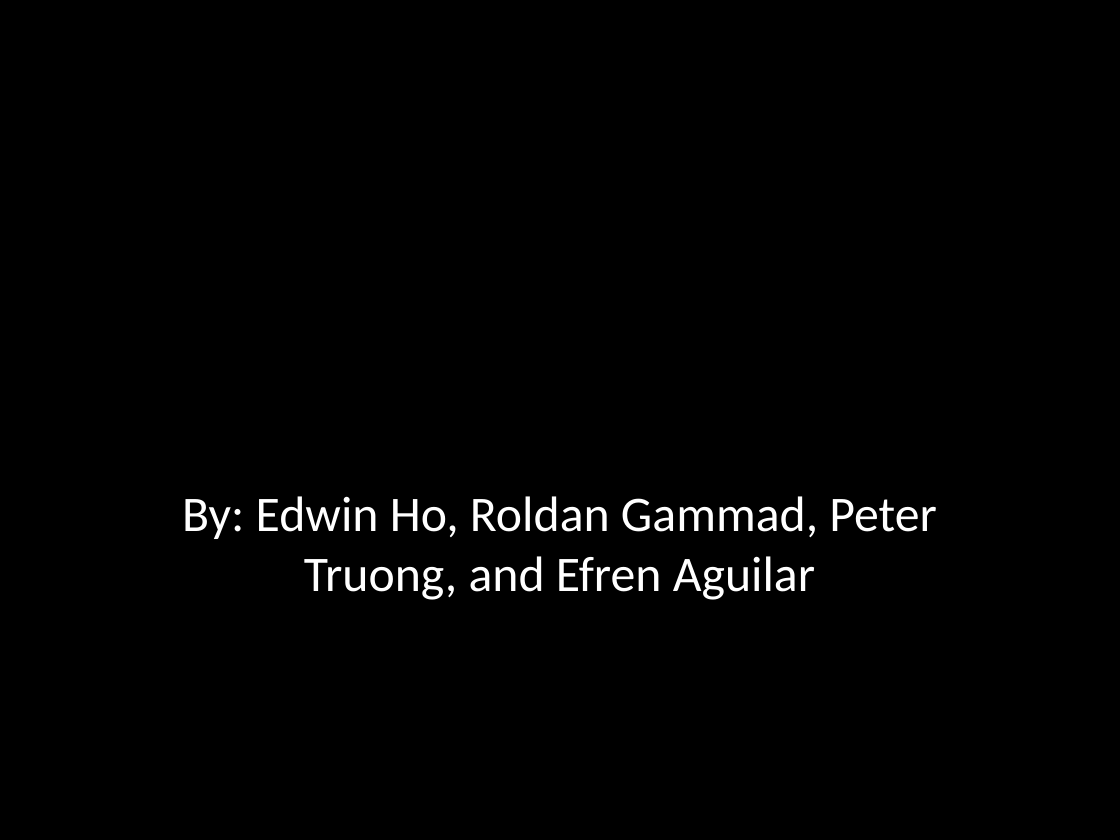
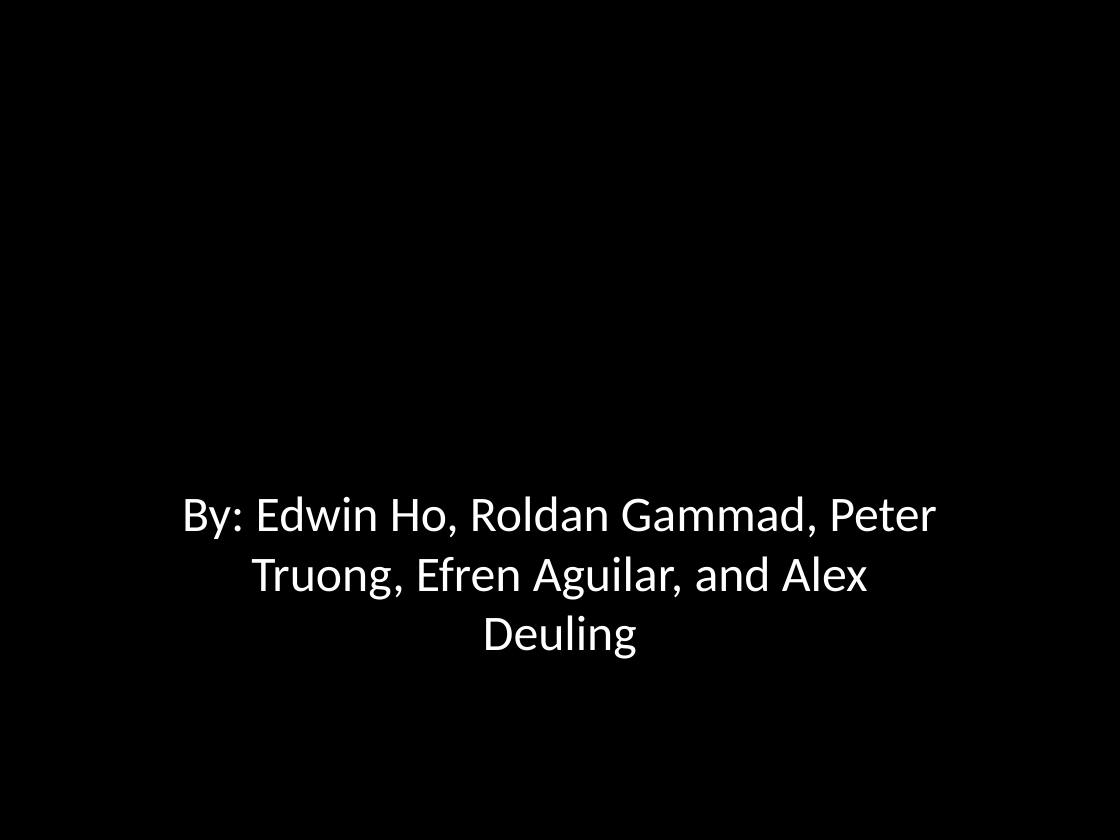
Before and after one commit to efrenaguilar95/Bombertale, a slide deck: slide 1 of Sprint1/Presentation Report 1.pptx. Drawn at 1120x840 pixels with LibreOffice and Linux fonts; fonts in the diff are those of the drawing; background and template pictures are left out. Boxes give left, top, right and bottom in pixels: in the first picture for what was removed or moved away, otherwise in the second. Text is boxed around its words. In the diff, an @@ line names an element or a change of style, - is before the commit and + after.

Commit message:
Fixed powerpoint gg peter 2 scummy

```diff
--- a/Sprint1/Presentation Report 1.pptx
+++ b/Sprint1/Presentation Report 1.pptx
@@ subtitle at box(182, 496, 936, 659): text changed @@
-By: Edwin Ho, Roldan Gammad, Peter Truong, and Efren Aguilar
+By: Edwin Ho, Roldan Gammad, Peter Truong, Efren Aguilar, and Alex Deuling
```
